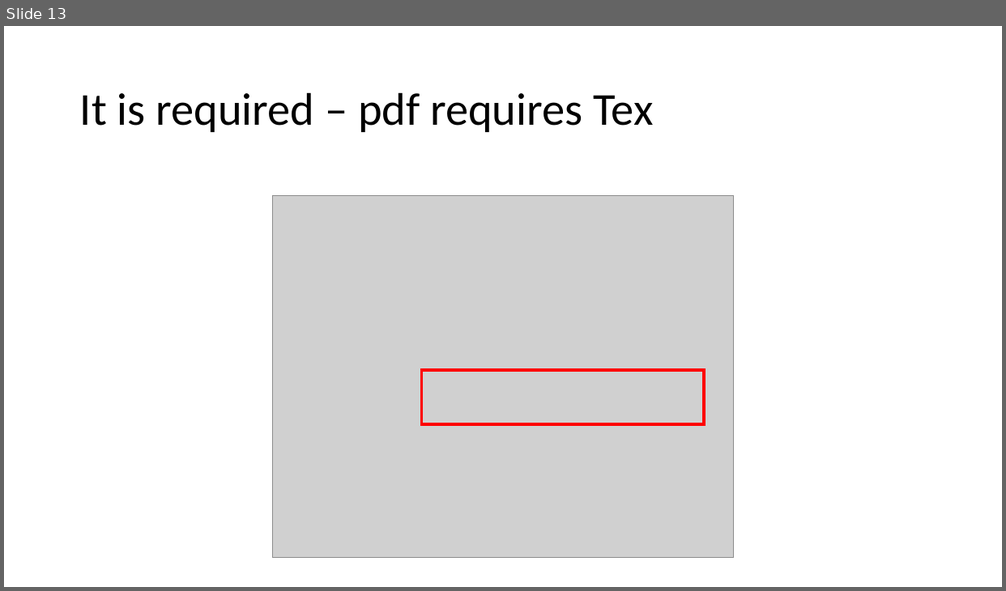
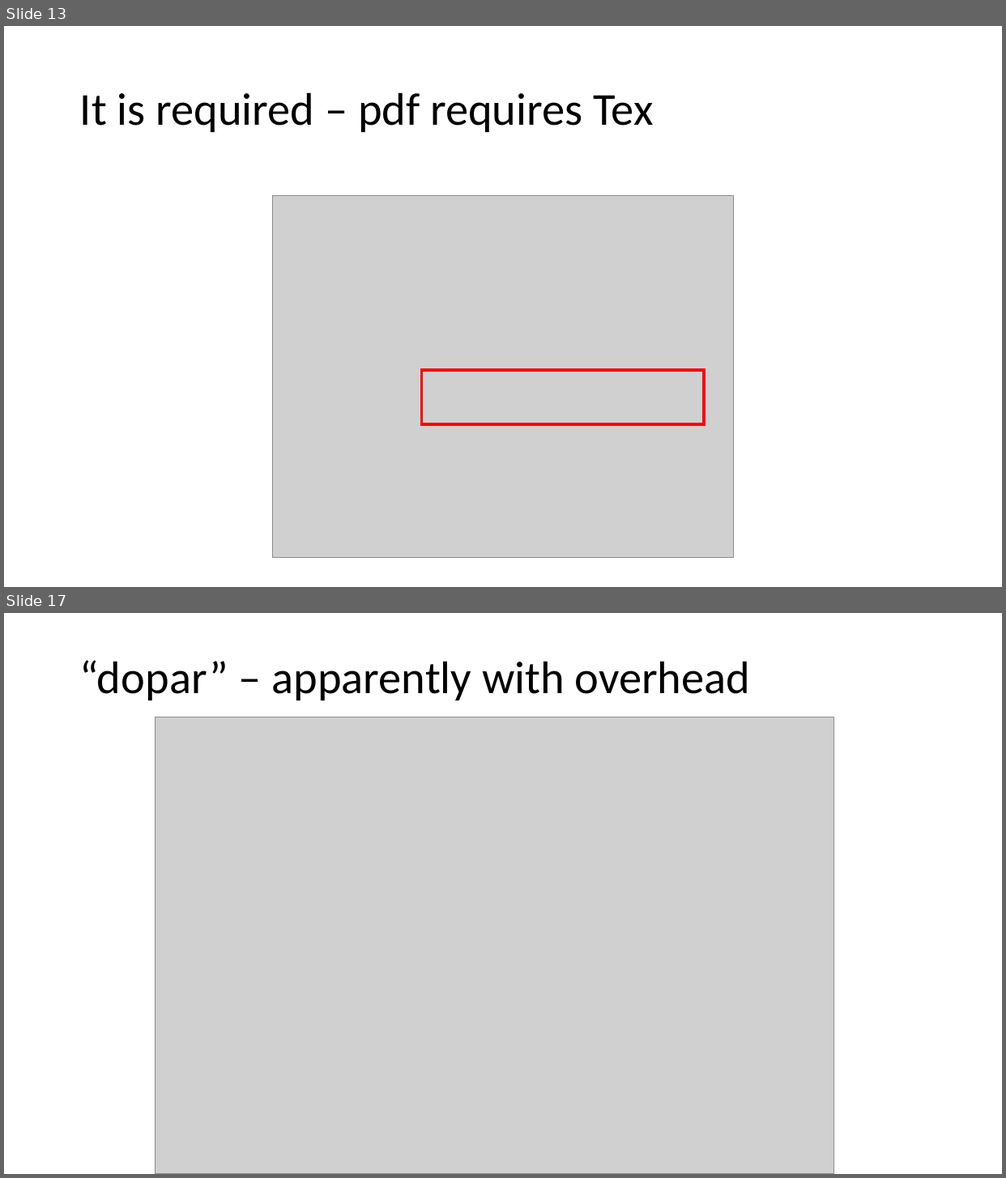
Before and after one commit to 2waybene/helloworld, a slide deck: IB_group_meeting/R_special_features.pptx. Shown one above the other, each under a label of ours: slide 13 before the commit, slides 13 and 17 after it; the slides between them are not shown. The pictures are 1006x591 and 1006x1178 pixels, drawn with LibreOffice and Linux fonts; fonts in the diff are those of the drawing; grey boxes stand for pictures. Boxes give left, top, right and bottom in pixels: in the first picture for what was removed or moved away, otherwise in the second. Text is boxed around its words. In the diff, an @@ line names an element or a change of style, - is before the commit and + after.

```diff
--- a/IB_group_meeting/R_special_features.pptx
+++ b/IB_group_meeting/R_special_features.pptx
@@ slide 17 added at [4, 613, 1002, 1174], background #FFFFFF @@
@@ title added at [80, 660, 751, 700], 44 pt, text #000000 @@
+“dopar” – apparently with overhead
@@ picture added at [155, 717, 833, 1174] @@
```
Also in this commit, not shown: 3 other slides added.
